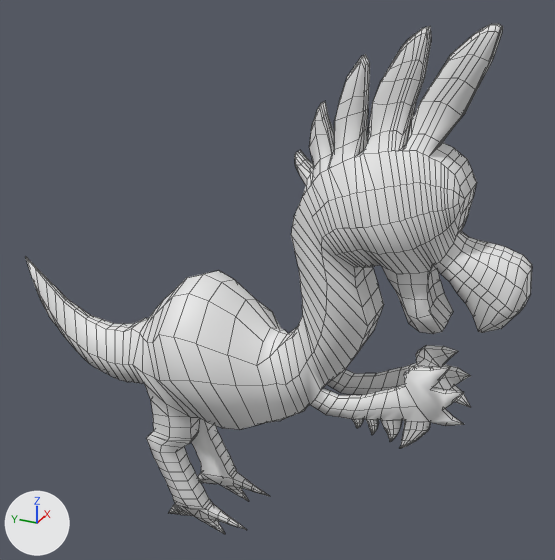
Renders of the Blender file Bird Up Horror Game/Assets/birdObject.blend from each side of a commit.
Both versions are drawn from a camera (50 mm lens) standing at (-4.27, -2.2, 4.1) and looking at (0.17, -0.2, 1.88). Arrows for +X, +Y and +Z are at lower left; the lights stay in place. Mesh edges are drawn as thin lines.

In view in the first picture: 'Body'.
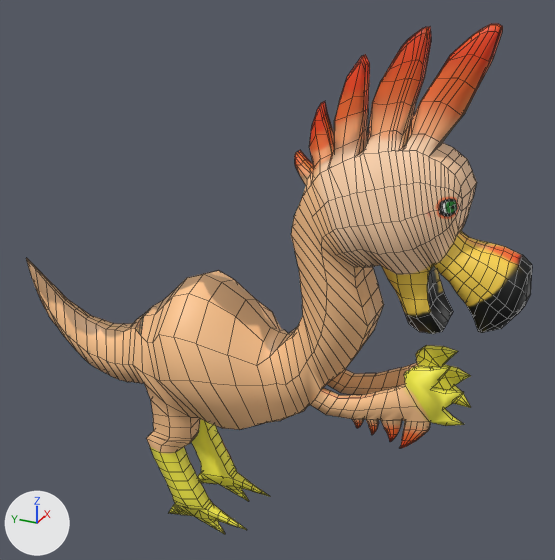
The newer file is also turned or shifted as a whole; pictures and numbers use the older file's frame.

Changed parts and their boxes (x1, y1, x2, y2) in the pictures (555 x 560 px; the box of a moved part takes in the faces that stretch with it):
part 1 of me_plane, built on: (122, 301, 163, 378) in both
part 2 of me_plane, moved or reshaped: before (434, 382, 468, 407); after (434, 382, 470, 408)
part 3 of me_plane, moved or reshaped: before (26, 257, 40, 294); after (26, 258, 40, 294)
part 4 of me_plane, moved or reshaped: (336, 160, 471, 254) in both
part 5 of me_plane, recoloured (grey to beige): (33, 24, 532, 534) in both

What the commit changed:
Picture 'birdMap' (img_birdmap) is new.
Material 'birdSkinMat' (mat_birdskinmat) is new.
Its texture is img_birdmap.
me_plane is used by ob_body; location (0.0, 0.0, 0.0); rotation (3.142, 1.571, 0.0), in degrees (180, 90, 0).
Verts and faces of me_plane; kept vertices keep their numbers, new ones are numbered from 2137.
Before the commit, vertices of me_plane: 8 (-1.37, -0.79, -0.11), 93 (-1.39, -0.72, -0.18), 96 (-1.39, -0.88, -0.1) at pixel (145, 317), 671 (-1.54, -0.72, 0.0) at pixel (155, 309), 672 (-1.48, -0.72, -0.09).
Before the commit, vertices of me_plane: 673 (-1.41, -0.79, -0.05), 1077 (-1.37, -0.79, 0.11) at pixel (139, 333), 1163 (-1.39, -0.72, 0.18) at pixel (142, 337), 1166 (-1.39, -0.88, 0.1) at pixel (131, 328), 1356 (-1.44, -0.79, 0.0) at pixel (148, 319).
Before the commit, vertices of me_plane: 1362 (-1.39, -0.88, 0.0) at pixel (138, 323), 1743 (-1.48, -0.72, 0.09) at pixel (148, 322), 1744 (-1.41, -0.79, 0.05) at pixel (143, 326).
Before the commit, vertices of me_plane: 73 (-1.26, 1.41, -0.17), 174 (-1.26, 1.51, -0.17), 432 (-1.26, 1.4, -0.13), 455 (-1.26, 1.51, -0.12) at pixel (455, 402), 886 (-1.26, 1.41, -0.15).
Before the commit, vertices of me_plane: 198 (-1.76, -1.89, 0.0) at pixel (25, 256), 274 (-1.76, -1.89, 0.0) at pixel (25, 256), 1274 (-1.76, -1.89, 0.0) at pixel (25, 256).
me_plane had 2137 vertices, 2059 faces, 17 loose edges and spanned x -3.65..0.19, y -1.89..1.88, z -0.53..0.53.
me_plane now has 2137 vertices, 2061 faces, 17 loose edges and spans x -3.65..0.19, y -1.89..1.88, z -0.53..0.53.
Part 1, on me_plane:
Faces deleted: (8, 1356, 671, 672, 93), (671, 1356, 1077, 1163, 1743).
Vertex 8 moves to (-1.41, -0.81, -0.13).
Vertex 96 moves to (-1.4, -0.88, -0.1).
Vertex 671 moves to (-1.56, -0.74, 0.0), pixel (152, 306).
Vertex 672 moves to (-1.51, -0.74, -0.1).
Vertex 673 moves to (-1.46, -0.82, -0.06).
Vertex 1077 moves to (-1.42, -0.82, 0.12), pixel (135, 328).
Vertex 1744 moves to (-1.46, -0.82, 0.06), pixel (139, 320).
Vertex 1163 moves to (-1.41, -0.73, 0.19), pixel (141, 336).
Vertex 1166 moves to (-1.39, -0.88, 0.1), pixel (130, 328).
Vertex 1356 moves to (-1.48, -0.82, 0.0), pixel (144, 313).
Vertex 1362 moves to (-1.42, -0.89, 0.0), pixel (136, 319).
Vertex 1743 moves to (-1.52, -0.75, 0.1), pixel (143, 316).
New faces: (671, 1356, 1744, 1743), (1077, 1163, 1743, 1744), (671, 672, 673, 1356), (8, 673, 672, 93).
Part 2, on me_plane:
Vertices 73, 432, 886 move by (0.02, -0.03, 0.0).
Vertex 174 moves to (-1.25, 1.51, -0.17).
Vertex 455 moves to (-1.24, 1.51, -0.12), pixel (455, 403).
Part 3, on me_plane:
Vertex 198 moves to (-1.75, -1.88, 0.0), pixel (26, 257).
Vertex 1274 moves to (-1.75, -1.88, 0.0), pixel (26, 258).
Vertex 274 moves to (-1.75, -1.89, 0.0), pixel (26, 257).
Part 4, on me_plane:
4 vertices in x -2.7..-2.58, y 1.01..1.39, z 0.25..0.35 move by (0.0, 0.0, -0.03).
3 vertices in x -2.81..-2.68, y 1.33..1.37, z 0.22..0.25 move by (0.0, 0.0, -0.01).
18 vertices move from x -2.81..-2.54, y 0.88..1.48, z 0.17..0.36 to x -2.8..-2.54, y 0.87..1.46, z 0.12..0.32.
me_plane part 5: 2057 faces spanning x -3.65..0.19, y -1.89..1.88, z -0.53..0.53 switch from no material to mat_birdskinmat (picture img_birdmap).
